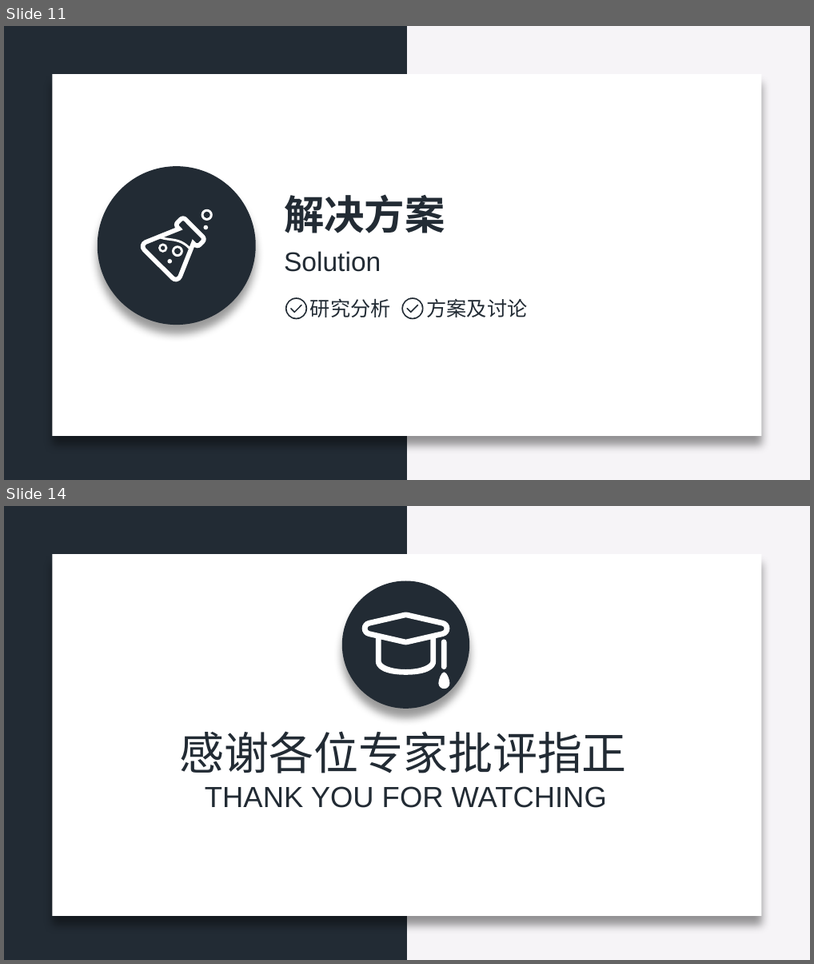
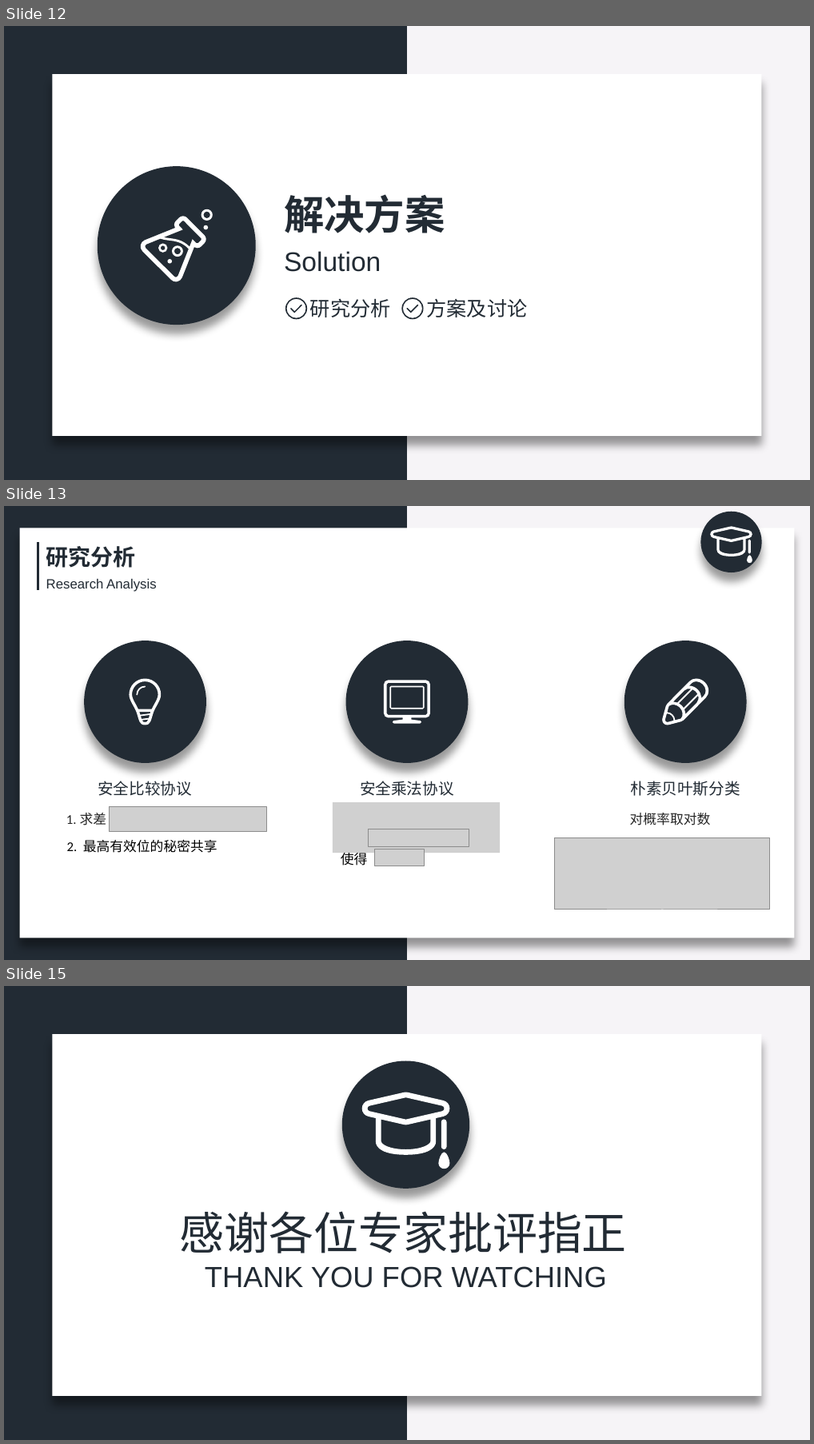
Before and after one commit to zeemeil/zeemeil.github.io, a slide deck: files/doctoral_dissertation_proposal.pptx. Shown one above the other, each under a label of ours: slides 11 and 14 before the commit, slides 12, 13 and 15 after it; the slides between them are not shown. The pictures are 814x964 and 814x1444 pixels, drawn with LibreOffice and Linux fonts; fonts in the diff are those of the drawing; grey boxes stand for pictures. Boxes give left, top, right and bottom in pixels: in the first picture for what was removed or moved away, otherwise in the second. Text is boxed around its words. In the diff, an @@ line names an element or a change of style, - is before the commit and + after.

```diff
--- a/files/doctoral_dissertation_proposal.pptx
+++ b/files/doctoral_dissertation_proposal.pptx
@@ slide 13 added at [4,506,810,960], background #F6F4F7; not listed: 1 template element that a slide beside it also shows @@
@@ rectangle added at [20,528,795,937], fill #FFFFFF @@
@@ line added from (38, 542) to (38, 591), #222B34 2.25 pt @@
@@ text added at [46,546,136,568], 20 pt, text #222B34, bold @@
+研究分析
@@ group added at [701,512,762,573]: 3 freeform shapes, 1 ellipse @@
@@ text added at [46,579,156,592], 12 pt, text #222B34 @@
+Research Analysis
@@ ellipse added at [84,640,206,764], fill #222B34 @@
@@ ellipse added at [346,640,469,764], fill #222B34 @@
@@ ellipse added at [625,640,747,764], fill #222B34 @@
@@ freeform shape added at [129,679,161,725], fill #FFFFFF @@
@@ freeform shape added at [136,686,146,696], fill #FFFFFF @@
@@ freeform shape added at [384,680,430,724], fill #FFFFFF @@
@@ freeform shape added at [390,686,424,709], fill #FFFFFF @@
@@ freeform shape added at [663,679,710,725], fill #FFFFFF @@
@@ text added at [98,780,192,796], 14 pt, text #222B34 @@
+安全比较协议
@@ text added at [360,780,454,796], 14 pt, text #222B34 @@
+安全乘法协议
@@ text added at [630,780,740,796], 14 pt, text #222B34 @@
+朴素贝叶斯分类
@@ text added at [66,812,107,825], 12 pt, text #262626 @@
+1. 求差
@@ picture added at [109,807,267,832] @@
@@ picture added at [333,802,501,852] @@
@@ text added at [630,812,711,825], 12 pt, text #262626 @@
+对概率取对数
@@ text added at [67,839,218,852], 12 pt, text #000000 @@
+2. 最高有效位的秘密共享
@@ picture added at [369,829,470,846] @@
@@ picture added at [554,837,770,909] @@
@@ text added at [341,852,368,868], 12 pt, text #000000 @@
+使得
@@ picture added at [375,849,425,866] @@
@@ what was slide 11 is now slide 12 @@
@@ what was slide 14 is now slide 15 @@
```
Also in this commit, not shown: 3 slides changed, 4 other slides added, 4 slides removed, 2 other files.
